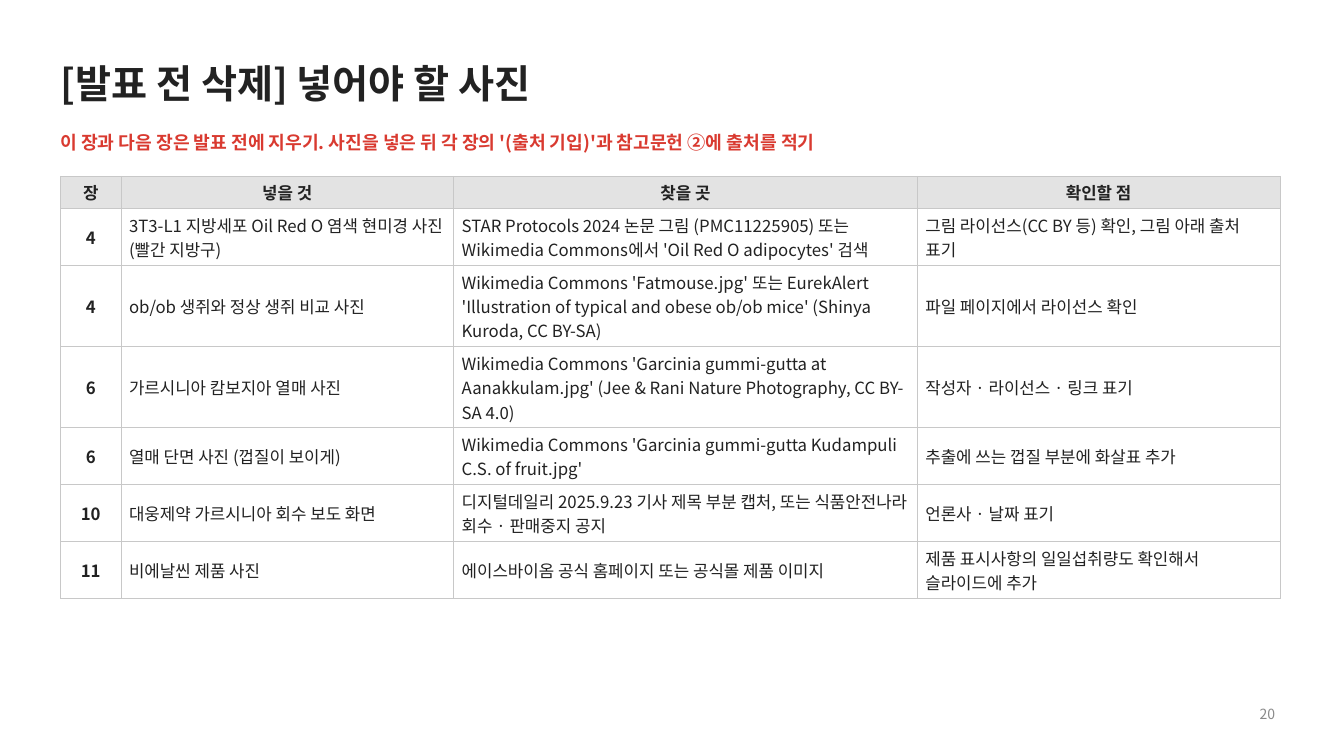
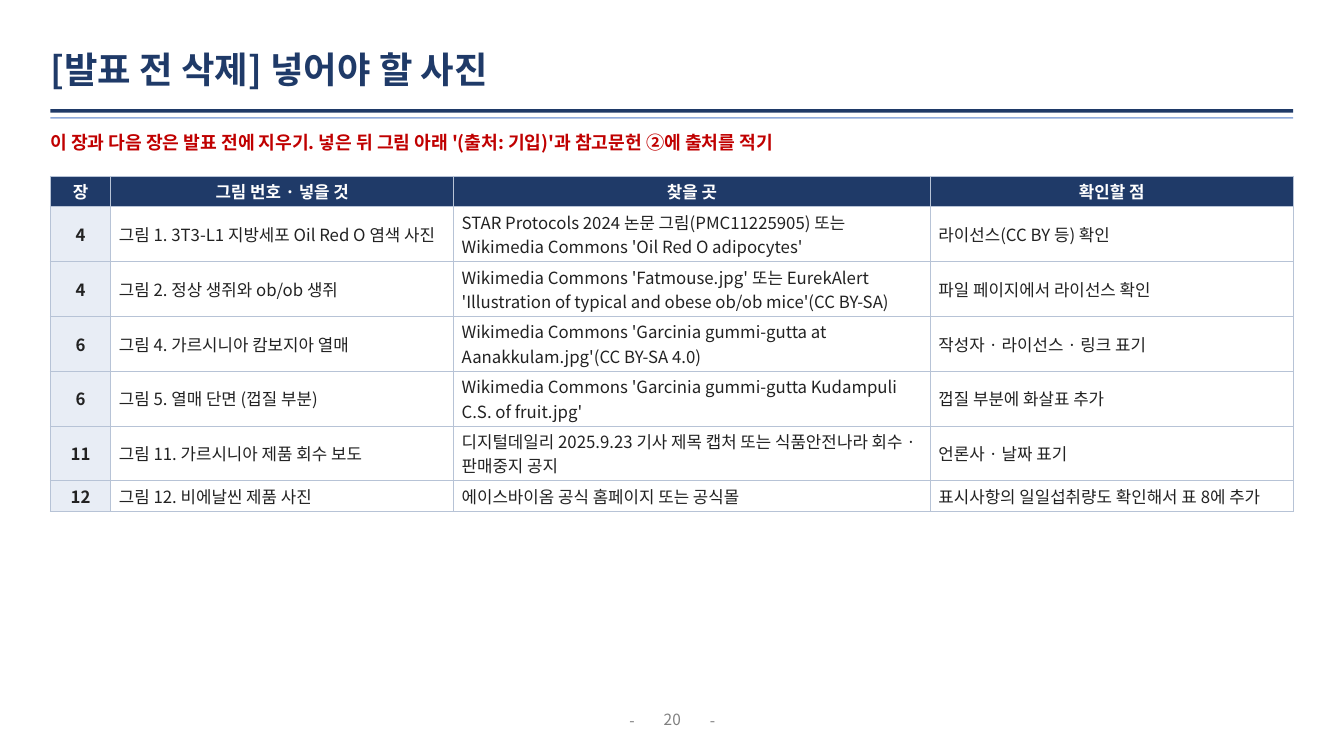
Before and after one commit to logvinca99-cell/logvinca, a slide deck: slide 20 of 발표자료/체중조절_발표_기능성식품학.pptx. Drawn at 1344x756 pixels with LibreOffice and Linux fonts; fonts in the diff are those of the drawing. Boxes give left, top, right and bottom in pixels: in the first picture for what was removed or moved away, otherwise in the second. Text is boxed around its words. In the diff, an @@ line names an element or a change of style, - is before the commit and + after.

```diff
--- a/발표자료/체중조절_발표_기능성식품학.pptx
+++ b/발표자료/체중조절_발표_기능성식품학.pptx
@@ title "[발표 전 삭제] 넣어야 할 ...": place and size @@
-title "[발표 전 삭제] 넣어야 할 ..." at box(60, 65, 531, 105)
+title "[발표 전 삭제] 넣어야 할 ..." at box(50, 52, 488, 90)
@@ title "[발표 전 삭제] 넣어야 할 ..." at box(50, 52, 488, 90): size 28 to 26 pt, text colour #222222 to #1F3A68 @@
@@ line added from (50, 111) to (1294, 111), #1F3A68 2.5 pt @@
@@ line added from (50, 118) to (1294, 118), #8EAADB 1 pt @@
@@ text at box(50, 133, 772, 153): text changed; text colour #D93A30 to #C00000 @@
-이 장과 다음 장은 발표 전에 지우기. 사진을 넣은 뒤 각 장의 '(출처 기입)'과 참고문헌 ②에 출처를 적기
+이 장과 다음 장은 발표 전에 지우기. 넣은 뒤 그림 아래 '(출처: 기입)'과 참고문헌 ②에 출처를 적기
@@ table at box(50, 176, 1294, 509) @@
-row 1, column 2: 넣을 것
+row 1, column 2: 그림 번호 · 넣을 것
-row 2: 4 | 3T3-L1 지방세포 Oil Red O 염색 현미경 사진 (빨간 지방구) | STAR Protocols 2024 논문 그림 (PMC11225905) 또는 Wikimedia Commons에서 'Oil Red O adipocytes' 검색 | 그림 라이선스(CC BY 등) 확인, 그림 아래 출처 표기
+row 2: 4 | 그림 1. 3T3-L1 지방세포 Oil Red O 염색 사진 | STAR Protocols 2024 논문 그림(PMC11225905) 또는 Wikimedia Commons 'Oil Red O adipocytes' | 라이선스(CC BY 등) 확인
-row 3, column 2: ob/ob 생쥐와 정상 생쥐 비교 사진
+row 3, column 2: 그림 2. 정상 생쥐와 ob/ob 생쥐
-row 3, column 3: Wikimedia Commons 'Fatmouse.jpg' 또는 EurekAlert 'Illustration of typical and obese ob/ob mice' (Shinya Kuroda, CC BY-SA)
+row 3, column 3: Wikimedia Commons 'Fatmouse.jpg' 또는 EurekAlert 'Illustration of typical and obese ob/ob mice'(CC BY-SA)
-row 4, column 2: 가르시니아 캄보지아 열매 사진
+row 4, column 2: 그림 4. 가르시니아 캄보지아 열매
-row 4, column 3: Wikimedia Commons 'Garcinia gummi-gutta at Aanakkulam.jpg' (Jee & Rani Nature Photography, CC BY-SA 4.0)
+row 4, column 3: Wikimedia Commons 'Garcinia gummi-gutta at Aanakkulam.jpg'(CC BY-SA 4.0)
-row 5, column 2: 열매 단면 사진 (껍질이 보이게)
+row 5, column 2: 그림 5. 열매 단면 (껍질 부분)
-row 5, column 4: 추출에 쓰는 껍질 부분에 화살표 추가
+row 5, column 4: 껍질 부분에 화살표 추가
-row 6: 10 | 대웅제약 가르시니아 회수 보도 화면 | 디지털데일리 2025.9.23 기사 제목 부분 캡처, 또는 식품안전나라 회수 · 판매중지 공지 | 언론사 · 날짜 표기
+row 6: 11 | 그림 11. 가르시니아 제품 회수 보도 | 디지털데일리 2025.9.23 기사 제목 캡처 또는 식품안전나라 회수 · 판매중지 공지 | 언론사 · 날짜 표기
-row 7: 11 | 비에날씬 제품 사진 | 에이스바이옴 공식 홈페이지 또는 공식몰 제품 이미지 | 제품 표시사항의 일일섭취량도 확인해서 슬라이드에 추가
+row 7: 12 | 그림 12. 비에날씬 제품 사진 | 에이스바이옴 공식 홈페이지 또는 공식몰 | 표시사항의 일일섭취량도 확인해서 표 8에 추가
@@ fill #E3E3E3 to #1F3A68 in row 1 @@
@@ fill none to #E8EDF5 in 6 cells @@
@@ text colour #222222 to #FFFFFF in "장", "찾을 곳", "확인할 점" @@
@@ borders changed @@
@@ table: place and size @@
-table at box(60, 176, 1280, 595)
+table at box(50, 176, 1294, 509)
@@ text added at box(617, 706, 647, 736), 11 pt, text #7F7F7F @@
+-
@@ page number: place and size @@
-page number at box(1260, 708, 1276, 719)
+page number at box(664, 713, 681, 725)
@@ page number at box(664, 713, 681, 725): size 10 to 11 pt, text colour #8A8A8A to #7F7F7F; alignment right to centre @@
@@ text added at box(698, 706, 728, 736), 11 pt, text #7F7F7F @@
+-
```
Also in this commit, not shown: 17 other slides changed, 3 slides added, 3 slides removed, 1 other file.
